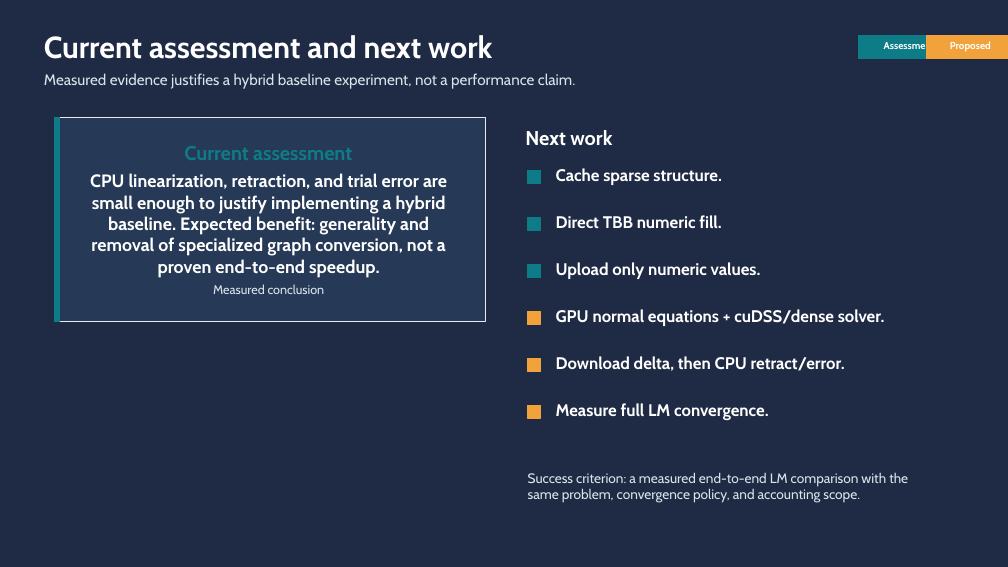
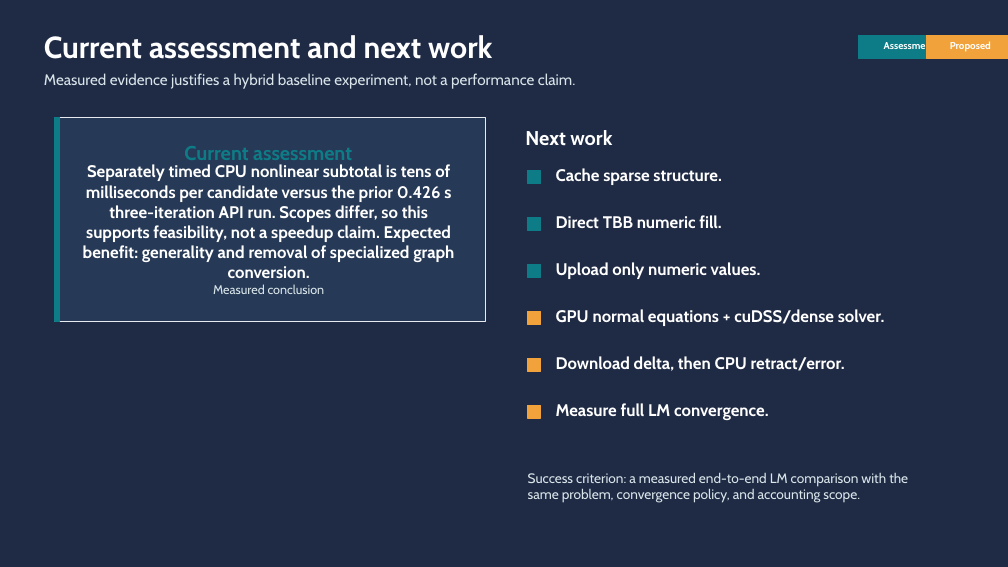
Before and after one commit to borglab/gtsam, a slide deck: slide 9 of timing/sfm_ba/benchmark_logs/20260710T_cuda_sfm_progress/cuda_sfm_progress_update.pptx. Drawn at 1008x567 pixels with LibreOffice and Linux fonts; fonts in the diff are those of the drawing. Boxes give left, top, right and bottom in pixels: in the first picture for what was removed or moved away, otherwise in the second. Text is boxed around its words. In the diff, an @@ line names an element or a change of style, - is before the commit and + after.

Commit message:
docs: fix CUDA SFM deck scope labels

```diff
--- a/timing/sfm_ba/benchmark_logs/20260710T_cuda_sfm_progress/cuda_sfm_progress_update.pptx
+++ b/timing/sfm_ba/benchmark_logs/20260710T_cuda_sfm_progress/cuda_sfm_progress_update.pptx
@@ text at (83,164,454,278): text changed; size 17 to 16 pt @@
-CPU linearization, retraction, and trial error are small enough to justify implementing a hybrid baseline. Expected benefit: generality and removal of specialized graph conversion, not a proven end-to-end speedup.
+Separately timed CPU nonlinear subtotal is tens of milliseconds per candidate versus the prior 0.426 s three-iteration API run. Scopes differ, so this supports feasibility, not a speedup claim. Expected benefit: generality and removal of specialized graph conversion.
```
Also in this commit, not shown: 3 other slides changed, 1 other file.
